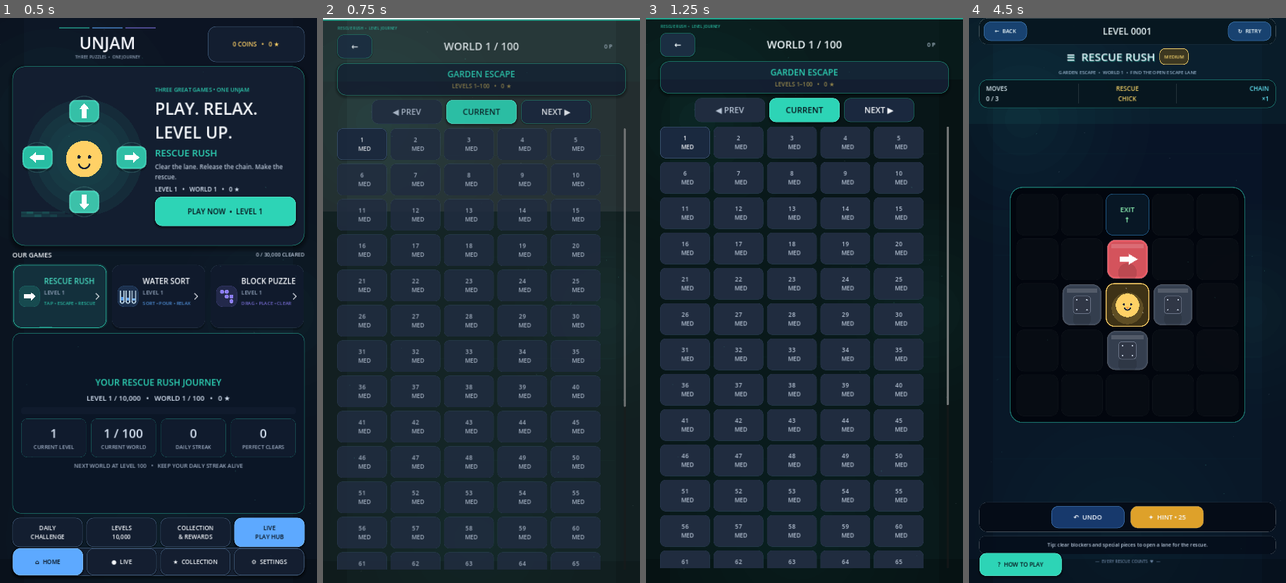
Above: before the commit, frames 1-4 (left to right).
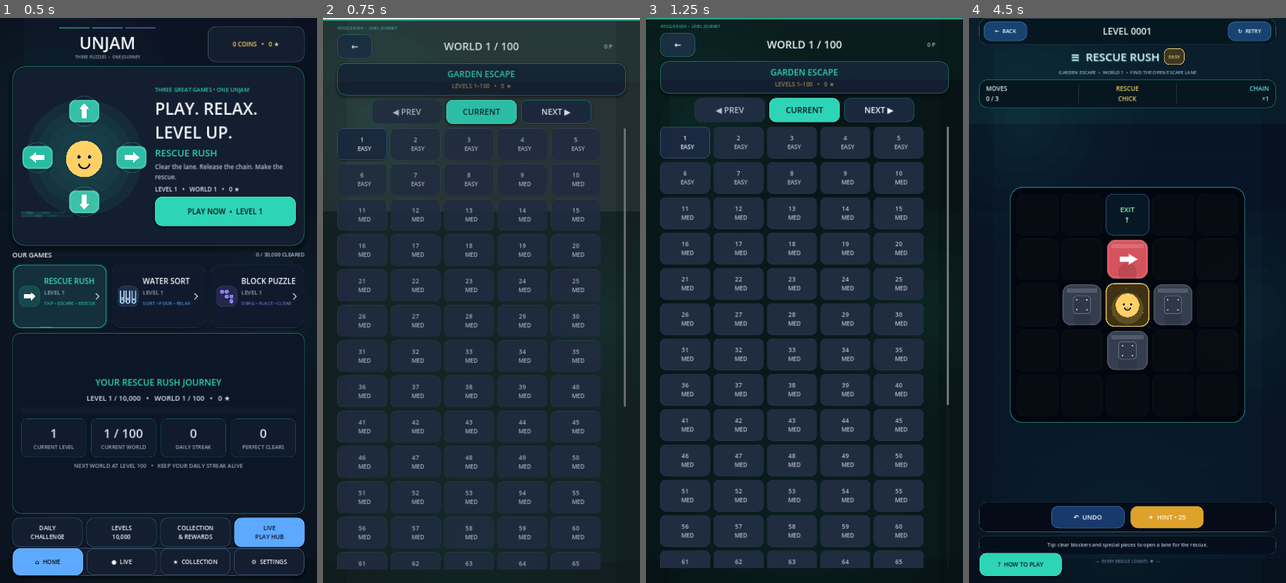
Above: after the commit, the same moments.

Repository: eghosa001/unjam
Game: Godot game, scene res://scenes/Main.tscn
Same seed, same stepped clock (60 frames per second), same inputs: the game is played once before the commit and once after it.
Inputs:
- Up to frame 1 (0.5 s): no input
- Up to frame 2 (0.75 s): click "PLAY NOW • LEVEL 1" at 0.5 s
- Up to frame 3 (1.25 s): no input
- Up to frame 4 (4.5 s): click "1 MED" (after the commit: "1 EASY") at 1.25 s; click "↻ RETRY" at 2 s; click "↻ RETRY" at 2.75 s; click "↻ RETRY" at 3.5 s; click "GOT IT — PLAY" at 4.25 s

Frame 1 is identical in both runs. In frame 2, 0.2% of the frame differs, in the area x 10-83%, y 22-30%; in frame 3, 0.2%; in frame 4, 0.5%, in the area x 30-70%, y 5-9%.

Commit message:
Mark Rescue Rush onboarding levels explicitly easy

Diff:
--- a/scripts/core/campaign_generator.gd
+++ b/scripts/core/campaign_generator.gd
@@ -111,7 +111,7 @@
 		pieces.append(_piece(pos.x, pos.y, "normal", _perpendicular_direction(target_name, n + i)))
 	return {
 		"id": n, "width": size, "height": size, "world": 1, "phase": 1,
-		"campaign_tier": 0, "difficulty": "easy", "difficulty_score": 3 + int(n / 3),
+		"campaign_tier": 0, "difficulty": "easy", "difficulty_label": "easy", "difficulty_score": 3 + int(n / 3),
 		"milestone": "", "target_exit": target_name, "estimated_required_moves": needed,
 		"par_moves": needed + 2, "rescue_id": RESCUES[(n * 7 + 1) % RESCUES.size()],
 		"rescue": [center.x, center.y], "pieces": pieces
